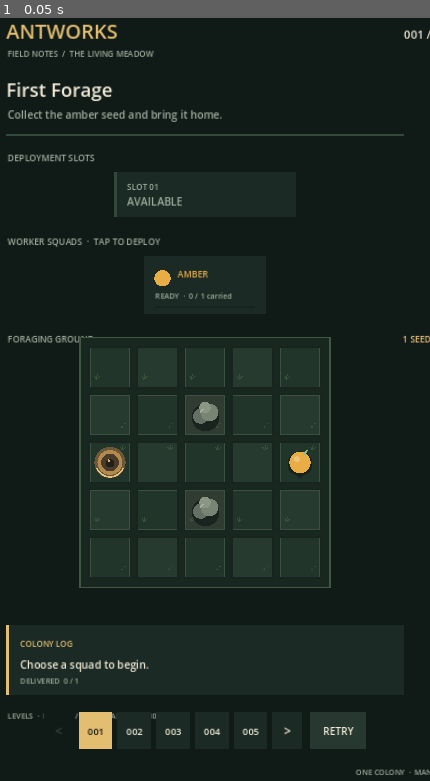
Above: before the commit, frame 1.
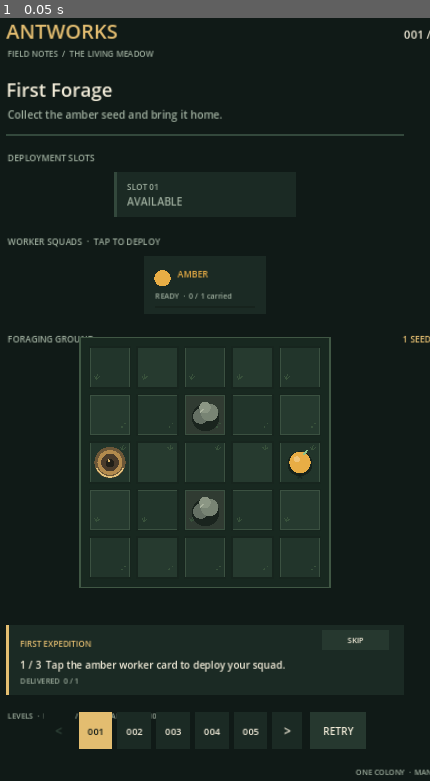
Above: after the commit, the same moment.

Repository: MaiklLX/Game-ANTS
Game: Godot game, scene res://scenes/main.tscn
Two runs of this game, one before a commit and one after it. Both use one fixed random seed, a clock stepped at 60 frames per second and the inputs below.
Inputs:
- Up to frame 1 (0.05 s): no input

The runs differ from the first frame. In frame 1, 0.6% of the frame differs, in the area x 4-85%, y 81-86%.

Commit message:
feat: add guided first expedition onboarding

Diff:
--- a/scripts/ui/game_screen.gd
+++ b/scripts/ui/game_screen.gd
@@ -34,6 +34,9 @@
 var _campaign_levels: Array[Dictionary] = []
 var _progress_store
 var _progress_warning: String = ""
+var _tutorial_active: bool = false
+var _tutorial_step: int = -1
+var _tutorial_skip_rect := Rect2(548, 1008, 106, 32)
 var _selected_squad_id: String = ""
 var _status: String = "Choose a squad to begin."
 var _last_path: Array[Vector2i] = []
@@ -242,9 +245,14 @@
 	var accent_color := Color("#91c99a") if completed else Color("#e58b70") if blocked else COLOR_GOLD
 	draw_rect(panel, panel_color)
 	draw_rect(Rect2(panel.position, Vector2(4, panel.size.y)), accent_color)
-	var heading := "FIELD CLEARED" if completed else "FIELD BLOCKED" if blocked else "COLONY LOG"
-	draw_string(font, Vector2(64, 1035), heading, HORIZONTAL_ALIGNMENT_LEFT, -1, 13, accent_color)
-	draw_string(font, Vector2(64, 1070), _status, HORIZONTAL_ALIGNMENT_LEFT, 580, 17, COLOR_TEXT)
+	var heading := "FIELD CLEARED" if completed else "FIELD BLOCKED" if blocked else "FIRST EXPEDITION" if _tutorial_active else "COLONY LOG"
+	draw_string(font, Vector2(64, 1035), heading, HORIZONTAL_ALIGNMENT_LEFT, -1, 13, accent_color if not _tutorial_active else COLOR_GOLD)
+	if _tutorial_active:
+		draw_rect(_tutorial_skip_rect, COLOR_PANEL_LIGHT)
+		draw_string(font, _tutorial_skip_rect.position + Vector2(0, 21), "SKIP", HORIZONTAL_ALIGNMENT_CENTER, _tutorial_skip_rect.size.x, 12, COLOR_TEXT)
+		draw_string(font, Vector2(64, 1070), _tutorial_instruction(), HORIZONTAL_ALIGNMENT_LEFT, 580, 16, COLOR_TEXT)
+	else:
+		draw_string(font, Vector2(64, 1070), _status, HORIZONTAL_ALIGNMENT_LEFT, 580, 17, COLOR_TEXT)
 	var delivered := _colony.delivered_resources
 	draw_string(font, Vector2(64, 1094), "DELIVERED  %d / %d" % [delivered, _board.total_resources], HORIZONTAL_ALIGNMENT_LEFT, -1, 12, COLOR_MUTED)
 
@@ -329,6 +337,9 @@
 	if _restart_rect.has_point(point):
 		_load_level(_level_index)
 		return
+	if _tutorial_active and _tutorial_skip_rect.has_point(point):
+		_complete_tutorial()
+		return
 	# Terminal fields accept only an explicit level change or retry.
 	if TurnResolverScript.is_level_complete(_board, _colony) or TurnResolverScript.is_level_blocked(_board, _colony):
 		return
@@ -364,6 +375,8 @@
 		return
 	_level_index = clampi(index, 0, _campaign_levels.size() - 1)
 	_level_page_start = int(_level_index / LEVELS_PER_PAGE) * LEVELS_PER_PAGE
+	_tutorial_active = _level_index == 0 and _progress_store != null and not _progress_store.is_tutorial_completed()
+	_tutorial_step = 0 if _tutorial_active else -1
 	_level_data = _campaign_levels[_level_index]["data"].duplicate(true)
 	var result: Dictionary = LevelLoaderScript.load_into(_level_data, _board, _colony)
 	_selected_squad_id = ""
@@ -392,6 +405,8 @@
 		var result: Dictionary = _colony.deploy_squad(squad_id)
 		if result["valid"]:
 			_status = "%s deployed. Tap a matching seed." % squad_id.replace("_", " ")
+			if _tutorial_active and squad_id == "amber_workers":
+				_tutorial_step = 1
 		else:
 			_status = String(result["errors"][0])
 	queue_redraw()
@@ -475,6 +490,8 @@
 			_last_path.clear()
 		else:
 			_trigger_feedback(_last_target)
+			if _tutorial_active and _tutorial_step == 1 and _last_target == Vector2i(4, 2):
+				_tutorial_step = 2
 			var squad: Dictionary = _colony.get_squad(_selected_squad_id)
 			if squad.get("carried", 0) >= squad.get("capacity", 1):
 				_status = "Load full. Tap the nest to deliver and free the slot."
@@ -488,6 +505,8 @@
 	var result: Dictionary = _colony.return_squad(_selected_squad_id)
 	if result["valid"]:
 		_status = "%d seed(s) delivered. Deployment slot is free." % result["delivered"]
+		if _tutorial_active and _tutorial_step == 2 and result["delivered"] > 0:
+			_complete_tutorial()
 		_trigger_feedback(_board.start)
 		_selected_squad_id = ""
 		_last_path.clear()
@@ -557,6 +576,31 @@
 	elif TurnResolverScript.is_level_blocked(_board, _colony):
 		_status = "No available squad can reach the remaining seeds. Retry this field."
 
+
+func _tutorial_instruction() -> String:
+	match _tutorial_step:
+		0:
+			return "1 / 3  Tap the amber worker card to deploy your squad."
+		1:
+			return "2 / 3  Tap the amber seed on the far side of the field."
+		2:
+			return "3 / 3  Tap the nest to bring the seed home."
+	return "Follow the steps to complete your first expedition."
+
+
+func _complete_tutorial() -> void:
+	if not _tutorial_active:
+		return
+	_tutorial_active = false
+	_tutorial_step = -1
+	if _progress_store != null:
+		var save_result: Dictionary = _progress_store.mark_tutorial_completed()
+		if not save_result.get("valid", false):
+			_progress_warning = String(save_result.get("warning", "Tutorial completion could not be saved."))
+			_status = _progress_warning
+		else:
+			_status = "First expedition complete. The colony is ready."
+	queue_redraw()
 
 func _cell_at(point: Vector2) -> Vector2i:
 	for y in range(_board.height):
